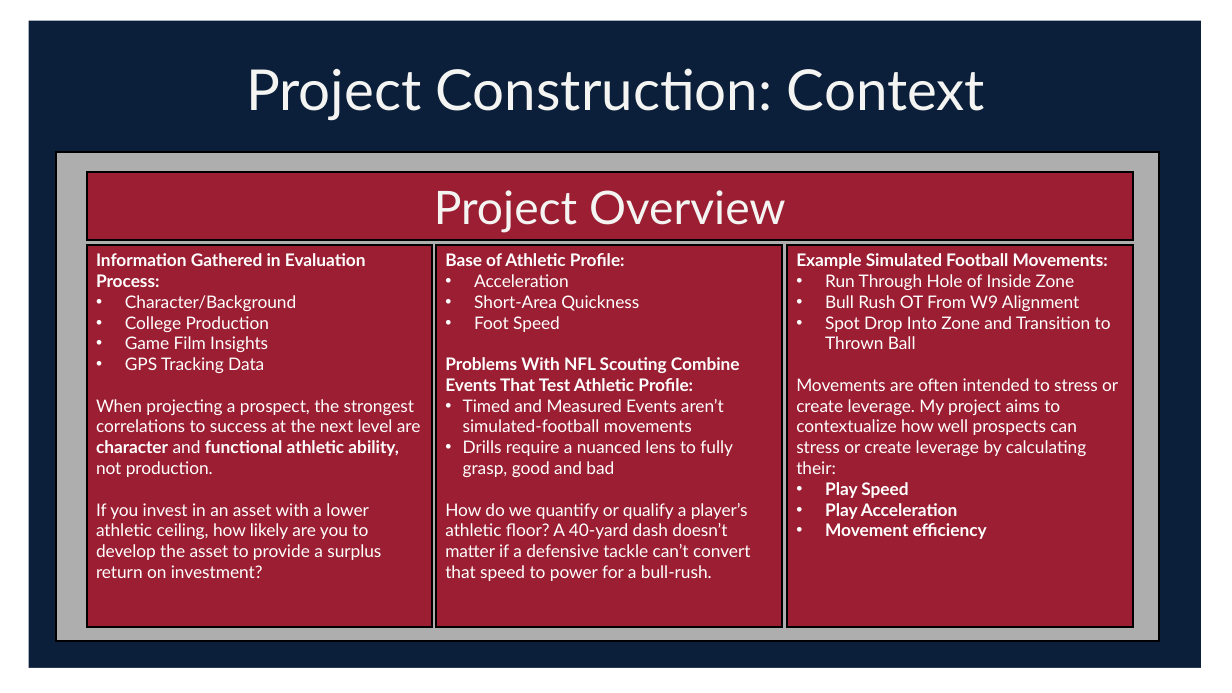
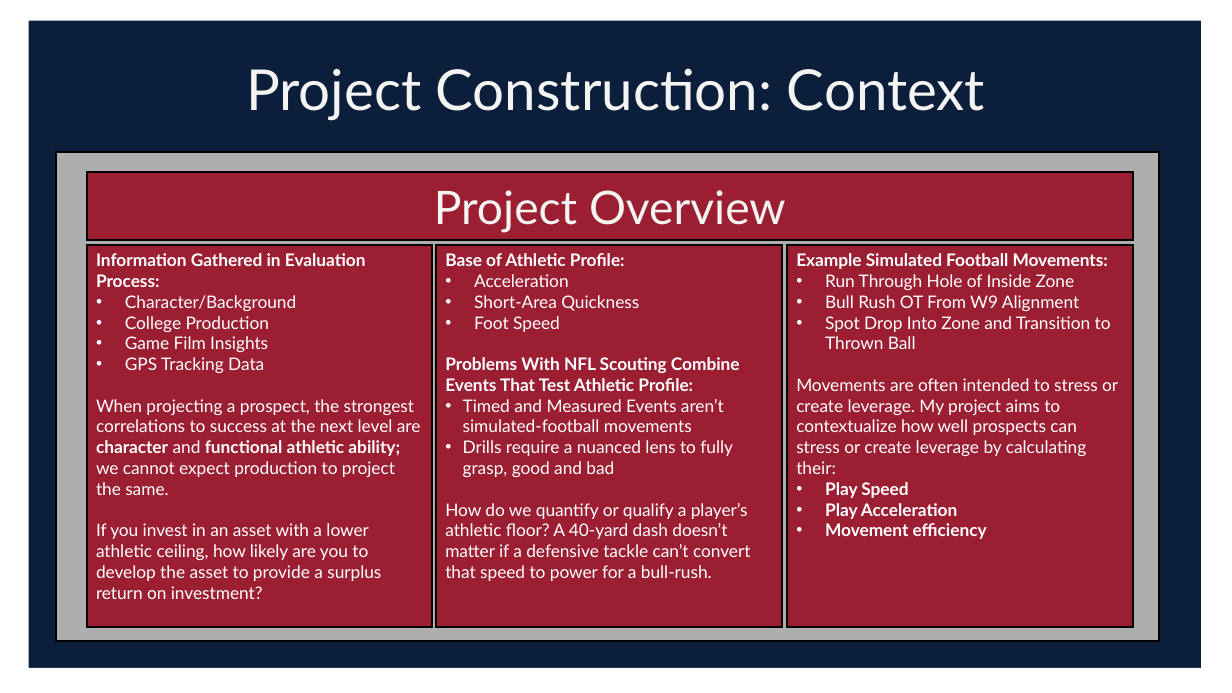
Before and after one commit to adi-p-14/Shrine-Bowl-Sumer-Competition, a slide deck: slide 3 of EWS Final Presentation.pptx. Drawn at 1232x693 pixels with LibreOffice and Linux fonts; fonts in the diff are those of the drawing. Boxes give left, top, right and bottom in pixels: in the first picture for what was removed or moved away, otherwise in the second. Text is boxed around its words. In the diff, an @@ line names an element or a change of style, - is before the commit and + after.

```diff
--- a/EWS Final Presentation.pptx
+++ b/EWS Final Presentation.pptx
@@ text in rectangle at [96,399,421,495]: text changed @@
-When projecting a prospect, the strongest correlations to success at the next level are character and functional athletic ability, not production.
+When projecting a prospect, the strongest correlations to success at the next level are character and functional athletic ability; we cannot expect production to project the same.
```
